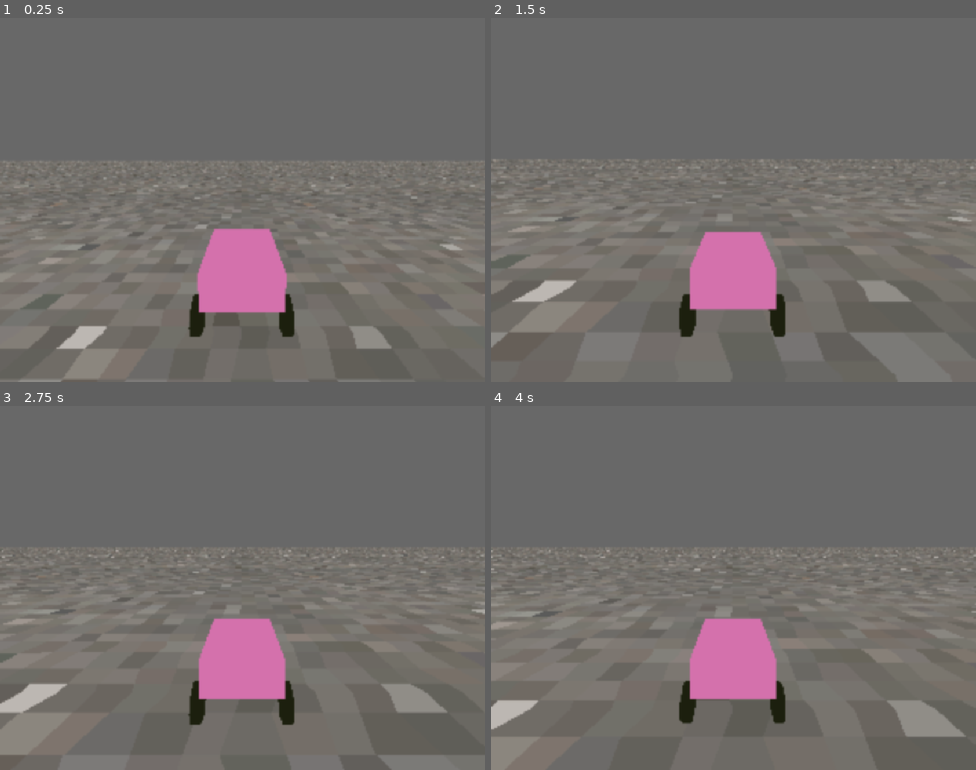
Above: before the commit, frames 1-4 (two rows, left to right).
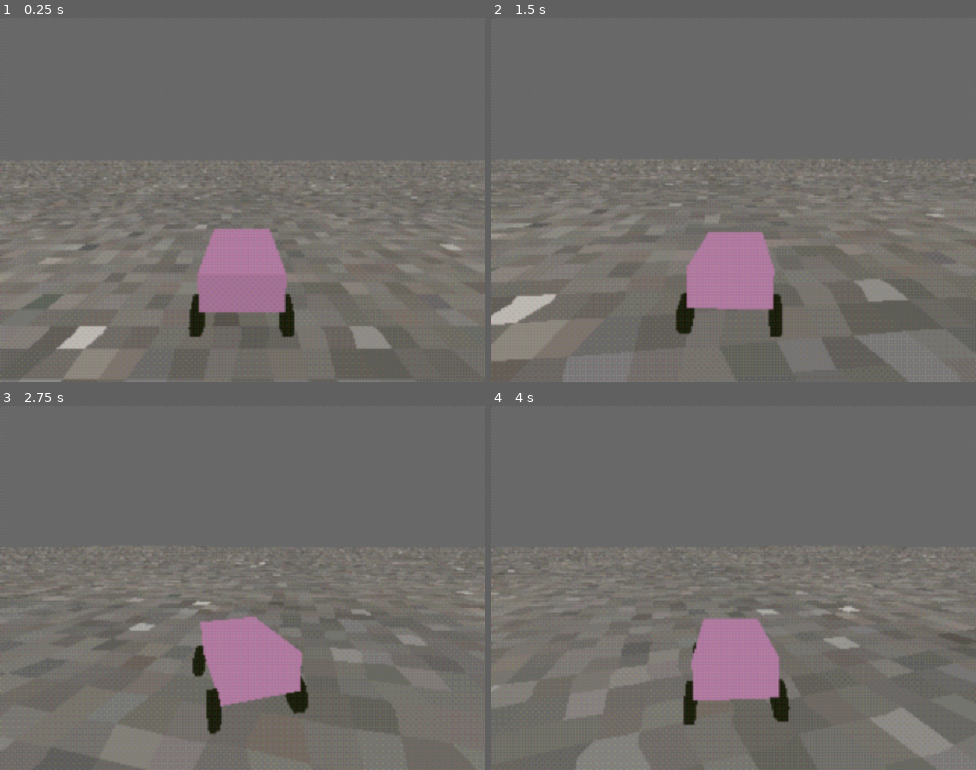
Above: after the commit, the same moments.

Repository: Walfalcon/NormalTaxi
Game: Godot game, scene res://shaders/PostProcessing.tscn
Two runs of this game, one before a commit and one after it. Both use one fixed random seed, a clock stepped at 60 frames per second and the inputs below.
Inputs:
- Up to frame 1 (0.25 s): no input
- Up to frame 2 (1.5 s): hold D (Right, bound only after the commit) 0.53-1.28 s; tap J (Gas, bound only after the commit) at 0.6, 1.35 s; hold K (Brake, bound only after the commit) from 1.28 s (still down)
- Up to frame 3 (2.75 s): release K (Brake, bound only after the commit) at 2.03 s; hold D (Right, bound only after the commit) from 2.03 s (still down); tap J (Gas, bound only after the commit) at 2.1 s
- Up to frame 4 (4 s): tap J (Gas, bound only after the commit) at 2.85, 3.6 s; release D (Right, bound only after the commit) at 3.53 s; hold A (Left, bound only after the commit) from 3.53 s (still down)

The runs differ from the first frame. In frame 1, 3.7% of the frame differs, in the area x 40-60%, y 58-81%; in frame 2, 7.8%; in frame 3, 12%, in the area x 0-100%, y 38-100%; in frame 4, 11%.

Commit message:
fixed postprocessing and a car bug

Diff:
--- /dev/null
+++ b/Game/Player/Materials/car pink metal.tres
@@ -0,0 +1,10 @@
+[gd_resource type="ShaderMaterial" load_steps=3 format=3 uid="uid://d2xstfoyw5c5t"]
+
+[ext_resource type="Shader" uid="uid://cmusu5sfnyqsb" path="res://shaders/psx_unlit_metal.gdshader" id="1_00wo4"]
+[ext_resource type="Texture2D" uid="uid://coi648c53ra08" path="res://Player/Materials/Textures/metal.png" id="2_hhlte"]
+
+[resource]
+render_priority = 0
+shader = ExtResource("1_00wo4")
+shader_parameter/modulate_color = Color(0.795539, 0.551972, 0.725273, 1)
+shader_parameter/albedoTex = ExtResource("2_hhlte")
--- a/Game/Player/PlayerCustom.tscn
+++ b/Game/Player/PlayerCustom.tscn
@@ -1,7 +1,7 @@
-[gd_scene load_steps=11 format=3 uid="uid://ctbwpsdaaii1i"]
+[gd_scene load_steps=10 format=3 uid="uid://ctbwpsdaaii1i"]
 
 [ext_resource type="Script" uid="uid://dbb2qrtkyf7xp" path="res://Player/player_custom.gd" id="1_7i5uh"]
-[ext_resource type="Shader" uid="uid://dnep6whwrvihk" path="res://shaders/psx_unlit.gdshader" id="2_utgh1"]
+[ext_resource type="Material" uid="uid://d2xstfoyw5c5t" path="res://Player/Materials/car pink metal.tres" id="2_rg7h5"]
 [ext_resource type="Script" uid="uid://dc6udx47lfiq0" path="res://Player/tire.gd" id="3_rg7h5"]
 [ext_resource type="Material" uid="uid://bcs6swq7army4" path="res://shaders/Materials/psx_unlit_mat.tres" id="4_utgh1"]
 [ext_resource type="Script" uid="uid://de6afhegvlrr8" path="res://Player/camera_pivot.gd" id="5_rg7h5"]
@@ -13,16 +13,8 @@
 [sub_resource type="BoxShape3D" id="BoxShape3D_53tn2"]
 size = Vector3(1.2, 0.6, 2)
 
-[sub_resource type="ShaderMaterial" id="ShaderMaterial_q3lat"]
-render_priority = 0
-shader = ExtResource("2_utgh1")
-shader_parameter/modulate_color = Color(0.609725, 0.324016, 0.494789, 1)
-shader_parameter/uv_scale = Vector2(1, 1)
-shader_parameter/uv_offset = Vector2(0, 0)
-shader_parameter/uv_pan_velocity = Vector2(0, 0)
-
 [sub_resource type="BoxMesh" id="BoxMesh_q1h0l"]
-material = SubResource("ShaderMaterial_q3lat")
+material = ExtResource("2_rg7h5")
 size = Vector3(1.2, 0.6, 2)
 
 [sub_resource type="CylinderMesh" id="CylinderMesh_rg7h5"]
--- a/Game/Player/tire.gd
+++ b/Game/Player/tire.gd
@@ -79,4 +79,4 @@
 				var torque: float = body.accel_curve.sample_baked(normalized_reverse_speed)
 				body.apply_force(projected_forward * torque * gas_brake * body.gas_force, wheel_point - body.global_position)
 		else:
-			body.apply_force(-projected_forward * drive_speed * roll_friction)
+			body.apply_force(-projected_forward * drive_speed * roll_friction, wheel_point - body.global_position)
--- a/Game/project.godot
+++ b/Game/project.godot
@@ -34,36 +34,42 @@
 "deadzone": 0.2,
 "events": [Object(InputEventJoypadButton,"resource_local_to_scene":false,"resource_name":"","device":-1,"button_index":0,"pressure":0.0,"pressed":true,"script":null)
 , Object(InputEventJoypadMotion,"resource_local_to_scene":false,"resource_name":"","device":-1,"axis":5,"axis_value":1.0,"script":null)
+, Object(InputEventKey,"resource_local_to_scene":false,"resource_name":"","device":-1,"window_id":0,"alt_pressed":false,"shift_pressed":false,"ctrl_pressed":false,"meta_pressed":false,"pressed":false,"keycode":0,"physical_keycode":74,"key_label":0,"unicode":106,"location":0,"echo":false,"script":null)
 ]
 }
 Brake={
 "deadzone": 0.2,
 "events": [Object(InputEventJoypadButton,"resource_local_to_scene":false,"resource_name":"","device":-1,"button_index":1,"pressure":0.0,"pressed":true,"script":null)
 , Object(InputEventJoypadMotion,"resource_local_to_scene":false,"resource_name":"","device":-1,"axis":4,"axis_value":1.0,"script":null)
+, Object(InputEventKey,"resource_local_to_scene":false,"resource_name":"","device":-1,"window_id":0,"alt_pressed":false,"shift_pressed":false,"ctrl_pressed":false,"meta_pressed":false,"pressed":false,"keycode":0,"physical_keycode":75,"key_label":0,"unicode":107,"location":0,"echo":false,"script":null)
 ]
 }
 Left={
 "deadzone": 0.2,
 "events": [Object(InputEventJoypadButton,"resource_local_to_scene":false,"resource_name":"","device":-1,"button_index":13,"pressure":0.0,"pressed":true,"script":null)
 , Object(InputEventJoypadMotion,"resource_local_to_scene":false,"resource_name":"","device":-1,"axis":0,"axis_value":-1.0,"script":null)
+, Object(InputEventKey,"resource_local_to_scene":false,"resource_name":"","device":-1,"window_id":0,"alt_pressed":false,"shift_pressed":false,"ctrl_pressed":false,"meta_pressed":false,"pressed":false,"keycode":0,"physical_keycode":65,"key_label":0,"unicode":97,"location":0,"echo":false,"script":null)
 ]
 }
 Right={
 "deadzone": 0.2,
 "events": [Object(InputEventJoypadButton,"resource_local_to_scene":false,"resource_name":"","device":-1,"button_index":14,"pressure":0.0,"pressed":true,"script":null)
 , Object(InputEventJoypadMotion,"resource_local_to_scene":false,"resource_name":"","device":-1,"axis":0,"axis_value":1.0,"script":null)
+, Object(InputEventKey,"resource_local_to_scene":false,"resource_name":"","device":-1,"window_id":0,"alt_pressed":false,"shift_pressed":false,"ctrl_pressed":false,"meta_pressed":false,"pressed":false,"keycode":0,"physical_keycode":68,"key_label":0,"unicode":100,"location":0,"echo":false,"script":null)
 ]
 }
 Up={
 "deadzone": 0.2,
 "events": [Object(InputEventJoypadButton,"resource_local_to_scene":false,"resource_name":"","device":-1,"button_index":11,"pressure":0.0,"pressed":true,"script":null)
 , Object(InputEventJoypadMotion,"resource_local_to_scene":false,"resource_name":"","device":-1,"axis":1,"axis_value":-1.0,"script":null)
+, Object(InputEventKey,"resource_local_to_scene":false,"resource_name":"","device":-1,"window_id":0,"alt_pressed":false,"shift_pressed":false,"ctrl_pressed":false,"meta_pressed":false,"pressed":false,"keycode":0,"physical_keycode":87,"key_label":0,"unicode":119,"location":0,"echo":false,"script":null)
 ]
 }
 Down={
 "deadzone": 0.2,
 "events": [Object(InputEventJoypadButton,"resource_local_to_scene":false,"resource_name":"","device":-1,"button_index":12,"pressure":0.0,"pressed":true,"script":null)
 , Object(InputEventJoypadMotion,"resource_local_to_scene":false,"resource_name":"","device":-1,"axis":1,"axis_value":1.0,"script":null)
+, Object(InputEventKey,"resource_local_to_scene":false,"resource_name":"","device":-1,"window_id":0,"alt_pressed":false,"shift_pressed":false,"ctrl_pressed":false,"meta_pressed":false,"pressed":false,"keycode":0,"physical_keycode":83,"key_label":0,"unicode":115,"location":0,"echo":false,"script":null)
 ]
 }
 
--- a/Game/shaders/Materials/blur-post-process_mat.tres
+++ b/Game/shaders/Materials/blur-post-process_mat.tres
@@ -4,7 +4,7 @@
 
 [resource]
 shader = ExtResource("1_qfxlj")
-shader_parameter/blur_scale = Vector2(0.3, 0.3)
+shader_parameter/blur_scale = Vector2(0.4, 0.4)
 shader_parameter/blur_samples = 20.0
 shader_parameter/blur_brightness = 1.4
 shader_parameter/enabled = true
--- a/Game/shaders/PostProcessing.tscn
+++ b/Game/shaders/PostProcessing.tscn
@@ -1,8 +1,16 @@
-[gd_scene load_steps=4 format=3 uid="uid://d12lflx4x6ehn"]
+[gd_scene load_steps=7 format=3 uid="uid://d12lflx4x6ehn"]
 
 [ext_resource type="Material" uid="uid://bxadek7ymxxlr" path="res://shaders/Materials/blur-post-process_mat.tres" id="1_2vdtb"]
+[ext_resource type="Shader" uid="uid://c0bhglnpoeguq" path="res://shaders/pp_band-dither.gdshader" id="2_bf40q"]
 [ext_resource type="Script" uid="uid://be1ck073dtq1p" path="res://shaders/scene_loader.gd" id="2_dt8i1"]
+[ext_resource type="Texture2D" uid="uid://b0ub3tqjyw46f" path="res://shaders/psxdither.png" id="3_747aq"]
 [ext_resource type="PackedScene" uid="uid://bwwch08u1fki0" path="res://Level/level.tscn" id="3_mhg1c"]
+
+[sub_resource type="ShaderMaterial" id="ShaderMaterial_tfw45"]
+shader = ExtResource("2_bf40q")
+shader_parameter/dither_tex = ExtResource("3_747aq")
+shader_parameter/col_depth = 15.0
+shader_parameter/dither_banding = true
 
 [node name="PostProcessing" type="Node"]
 
@@ -24,6 +32,7 @@
 render_target_update_mode = 4
 
 [node name="DitherBanding" type="SubViewportContainer" parent="RetroLayer/Blur/SubViewport"]
+material = SubResource("ShaderMaterial_tfw45")
 anchors_preset = 15
 anchor_right = 1.0
 anchor_bottom = 1.0
Binary file added: Game/Player/Materials/Textures/metal.png
Not shown, added: Game/Player/Materials/Textures/metal.png.import
